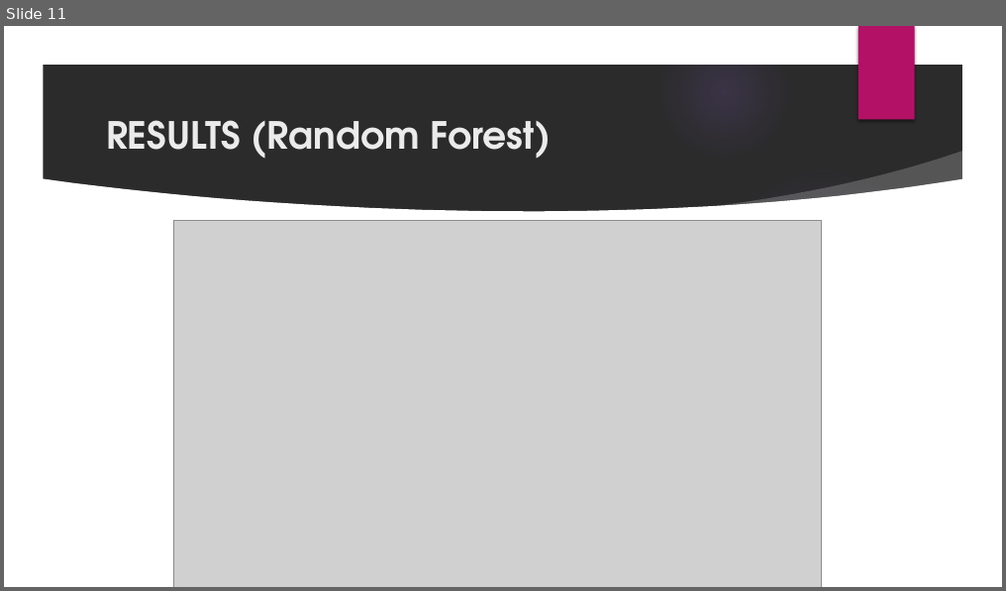
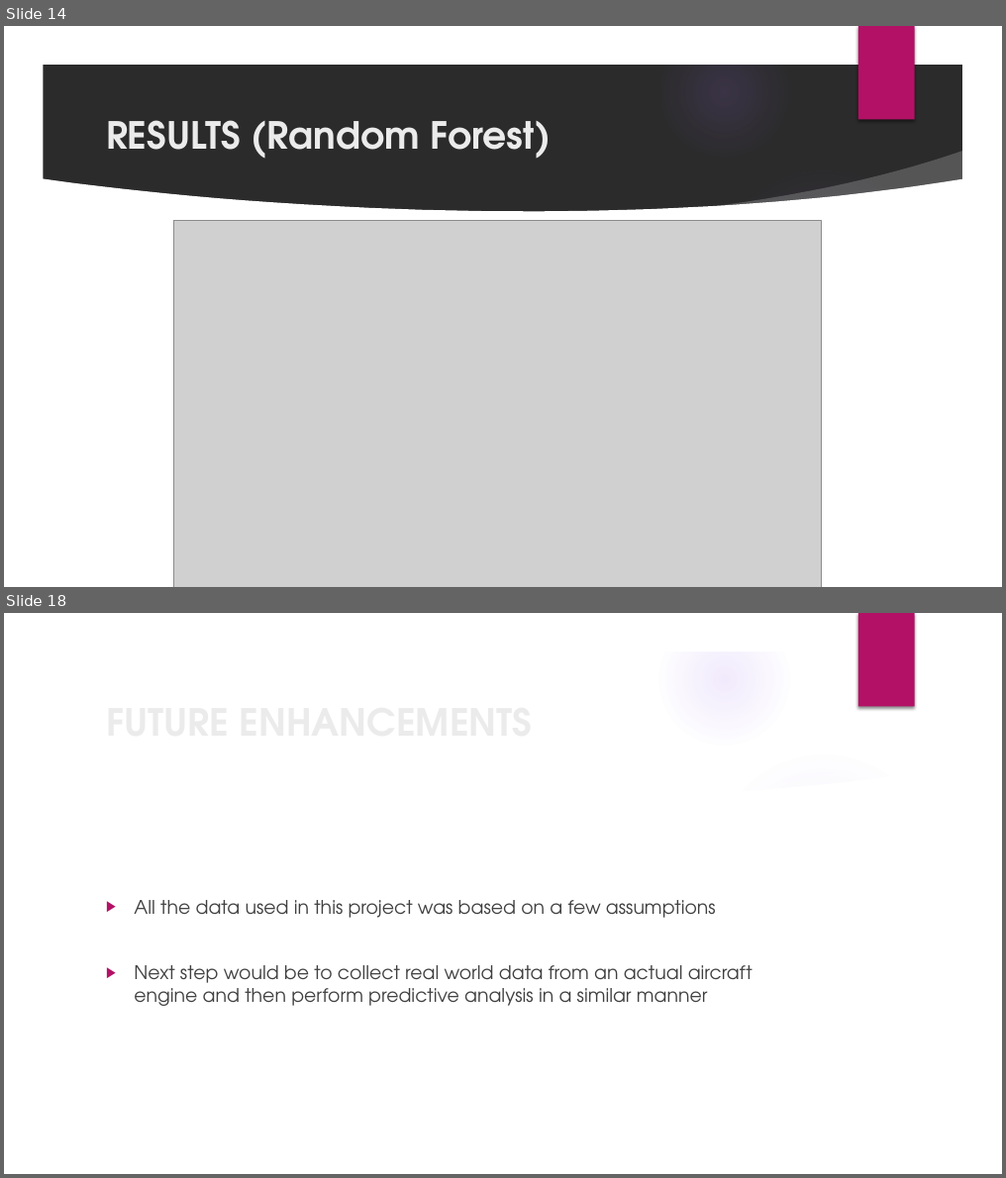
Before and after one commit to nsudhanva/ectm, a slide deck: docs/ectm_presentation.pptx. Shown one above the other, each under a label of ours: slide 11 before the commit, slides 14 and 18 after it; the slides between them are not shown. The pictures are 1006x591 and 1006x1178 pixels, drawn with LibreOffice and Linux fonts; fonts in the diff are those of the drawing; grey boxes stand for pictures; background and template pictures are left out; a plain dark background stands for a picture behind light text. Boxes give left, top, right and bottom in pixels: in the first picture for what was removed or moved away, otherwise in the second. Text is boxed around its words. In the diff, an @@ line names an element or a change of style, - is before the commit and + after.

```diff
--- a/docs/ectm_presentation.pptx
+++ b/docs/ectm_presentation.pptx
@@ slide 18 added at [4, 613, 1002, 1174], background picture (left out); not listed: 9 template elements that a slide beside it also shows @@
@@ title added at [98, 692, 816, 750], 36 pt, text #EBEBEB, bold @@
+FUTURE ENHANCEMENTS
@@ text added at [134, 900, 752, 1006], 18 pt, text #404040 @@
+▶ All the data used in this project was based on a few assumptions
+▶ Next step would be to collect real world data from an actual aircraft engine and then perform predictive analysis in a similar manner
@@ what was slide 11 is now slide 14 @@
```
Also in this commit, not shown: 7 slides changed, 5 other slides added, 7 other files.
